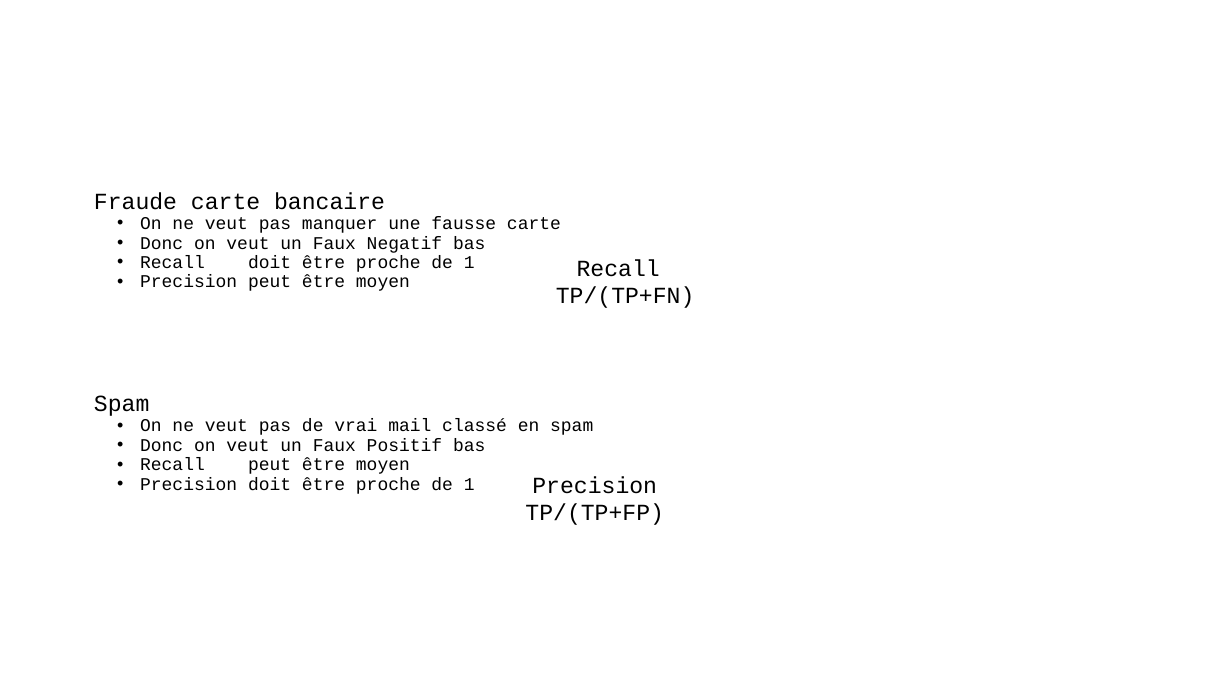
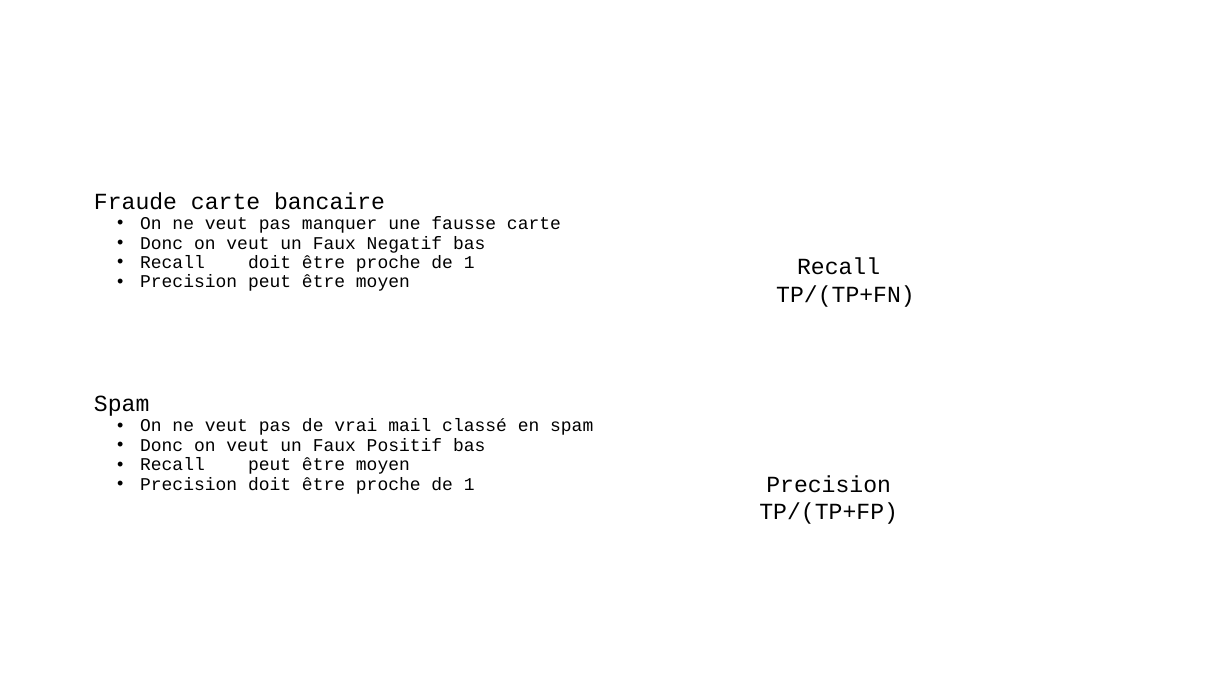
Before and after one commit to 40tude/Data_Essentials_Stage_Oct_2023, a slide deck: slide 51 of 00_notes_de_stage.pptx (slide 45 before the commit). Drawn at 1232x693 pixels with LibreOffice and Linux fonts; fonts in the diff are those of the drawing. Boxes give left, top, right and bottom in pixels: in the first picture for what was removed or moved away, otherwise in the second. Text is boxed around its words. In the diff, an @@ line names an element or a change of style, - is before the commit and + after.

```diff
--- a/00_notes_de_stage.pptx
+++ b/00_notes_de_stage.pptx
@@ text "Recall": place and size @@
-text "Recall" at (556,259,695,308)
+text "Recall" at (776,257,915,307)
@@ text "Precision": place and size @@
-text "Precision" at (525,476,664,525)
+text "Precision" at (759,475,898,524)
```
Also in this commit, not shown: 15 other slides changed, 6 slides added, 7 other files.
